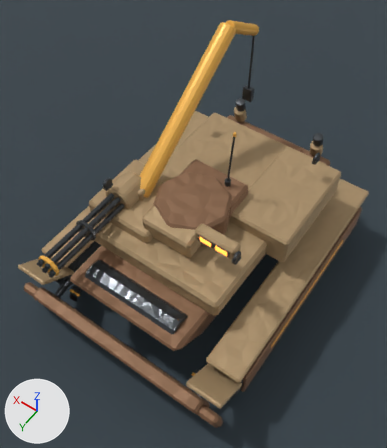
An edit to the Blender file content/source-art/salvagehauler-rigged.blend, drawn before and after from the same camera.
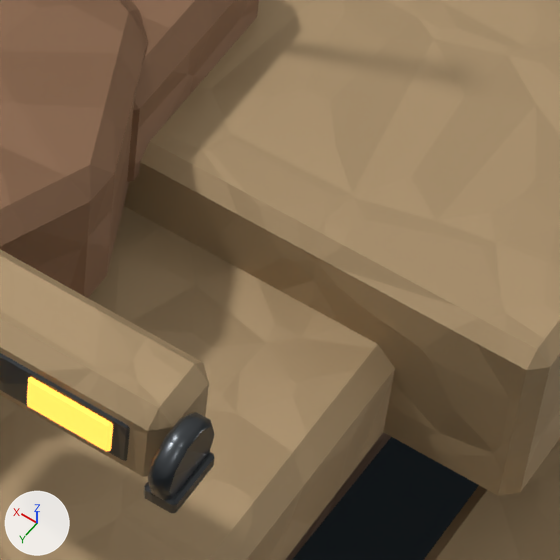
The first picture shows the older version from a 50 mm lens placed at (-2.18, 3.45, 5.88), pointed at (-0.02, 0.41, 1.11). The close-ups show the older and then the newer version on the part from 55% to 75% of the width and 43% to 61% of the height of that picture. Only the edits that show in the close-ups are written down. Lighting does not change. The marker at lower left points along +X, +Y and +Z.

Names of what the first close-up shows: 'PreviewFloor', 'SalvageHaulerArmor_Hull', 'SalvageHaulerArmor_LiftingLug_1', 'SalvageHaulerArmor_LugWeldPad_1', 'SalvageHaulerArmor_ToolLocker', 'SalvageHaulerArmor_UpperDeck', 'SalvageHaulerSensor_Visor_Housing', 'SalvageHaulerSensor_Visor_Lens_1', 'SalvageHaulerSensor_Visor_Well', 'SalvageHaulerTreads_FenderTop_L', 'SalvageHaulerTurret_BaseShell', 'SalvageHaulerTurret_RearBustle'.
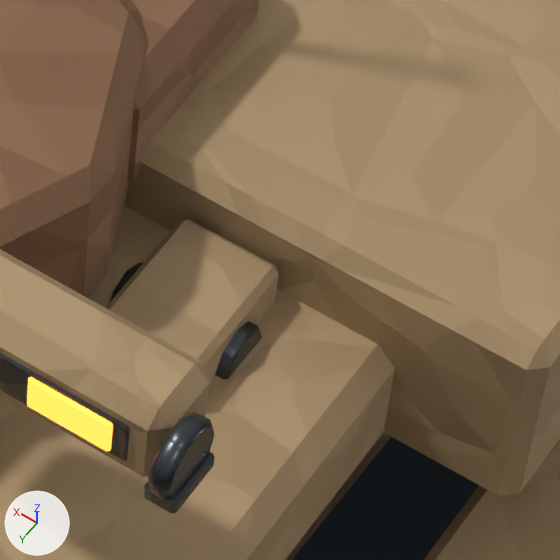
The change, as a list of edits to the scene's bpy script:
```text
Add me_cylinder_105:
    me_cylinder_105.from_pydata(...)  # 48 vertices, 50 faces; spans x -0.11..0.11, y -0.053..0.053, z -0.053..0.053
    me_cylinder_105.materials.append(mat_salvagehauler_gunmetal)
Add me_cube_068:
    me_cube_068.from_pydata(...)  # 24 vertices, 26 faces; spans x -0.09..0.09, y -0.13..0.13, z -0.08..0.08
    me_cube_068.materials.append(mat_salvagehauler_lightarmor)
Add ob_salvagehaulergatling_pintlepin_l:
    ob_salvagehaulergatling_pintlepin_l = bpy.data.objects.new('SalvageHaulerGatling_PintlePin_L', me_cylinder_105)
    ob_salvagehaulergatling_pintlepin_l.location = (-0.55, 0.34, 1.18)
Add ob_salvagehaulergatling_pintlesaddle_l:
    ob_salvagehaulergatling_pintlesaddle_l = bpy.data.objects.new('SalvageHaulerGatling_PintleSaddle_L', me_cube_068)
    ob_salvagehaulergatling_pintlesaddle_l.location = (-0.55, 0.34, 1.18)
```

What differs and where, as boxes (x1, y1, x2, y2) in the close-ups (560 x 560 px):
'SalvageHaulerGatling_PintleSaddle_L', added (brown): after (105, 219, 279, 382)
'SalvageHaulerGatling_PintlePin_L', added: after (109, 262, 262, 379)
